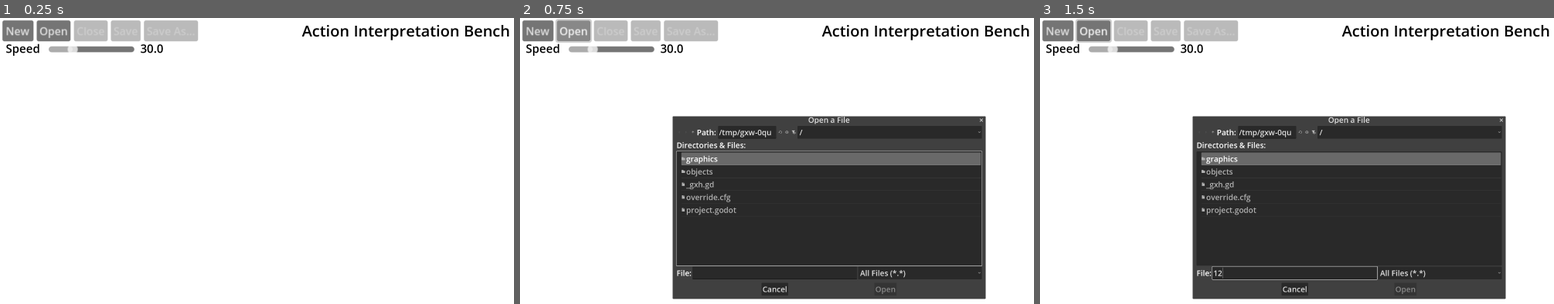
Above: before the commit, frames 1-3 (left to right).
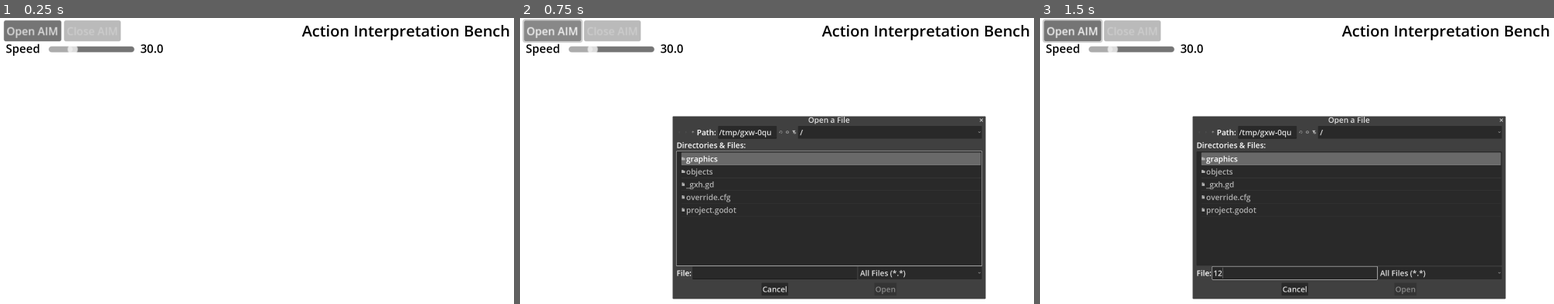
Above: after the commit, the same moments.

Repository: steampunkmind/mitw-action-interpretation-bench
Game: Godot game, scene res://objects/bench.tscn
Two runs of this game, one before a commit and one after it. Both use one fixed random seed, a clock stepped at 60 frames per second and the inputs below.
Inputs (mouse positions are in pixels of both pictures, inside the frame that each line leads up to):
- Up to frame 1 (0.25 s): no input
- Up to frame 2 (0.75 s): click "Open" (after the commit: "Open AIM") at 0.5 s
- Up to frame 3 (1.5 s): click (1297, 272) at 1.27 s; type "12" at 1.35 s

The runs differ from the first frame. In frame 1, 1.5% of the frame differs, in the area x 0-39%, y 0-9%; in frame 2, 1.6%; in frame 3, 1.6%, in the area x 0-56%, y 0-41%.

Commit message:
Adds sensor display and governor grid.

Diff:
--- a/objects/bench.gd
+++ b/objects/bench.gd
@@ -23,7 +23,7 @@
 	SensorFormula.model = _model # set global var
 	SensorFormula.action_agent = $ActionButtons # set global var
 	$ActionButtons.set_model(_model)
-	#$SensorGraph.set_model(_model)
+	$SensorDisplay.set_model(_model)
 	$Timer.paused = true
 
 
@@ -45,20 +45,19 @@
 
 
 func _on_timer_timeout() -> void:
-	print("bench._on_timer_timeout")
-	#$SensorGraph.add_frame_to_graph()
+	$SensorDisplay.update_sensor_values()
 
 
 func _on_action_button_pressed(action: Action) -> void:
-	print("bench._on_action_button_pressed: " + action.get_name())
-	#$SensorGraph.set_action(action)
+	$SensorDisplay.set_action(action)
 
 
 ## File Functions ##
 func _on_new_button_pressed() -> void:
 	$ActionButtons.set_new_model()
-	#$SensorGraph.set_new_model()
+	$SensorDisplay.set_new_model()
 	$ActionButtons.init_action()
+
 
 func _on_open_button_pressed() -> void:
 	$OpenFileDialog.popup()
@@ -72,7 +71,7 @@
 	_model.set_action_dicts(json.get('actions') as Array)
 	_model.set_sensor_dicts(json.get('sensors') as Array)
 	$ActionButtons.update_buttons()
-	#$SensorGraph.update_sensors()
+	$SensorDisplay.update_sensors()
 	$ActionButtons.init_action()
 	_set_is_model(true, path)
 
@@ -130,6 +129,7 @@
 		_set_is_model(false)
 	_reset_interface()
 
+
 func get_dict() -> Dictionary:
 	var dict = {}
 	dict.set('actions', _model.get_action_dicts())
@@ -186,9 +186,10 @@
 
 func _disable_interface() -> void:
 	$ActionButtons.visible = false
-	#$SensorGraph.visible = false
+	$SensorDisplay.visible = false
 	$NewButton.disabled = true
-	$OpenButton.disabled = true
+	$OpenAIMButton.disabled = true
+	$OpenGAMButton.disabled = true
 	$CloseButton.disabled = true
 	$SaveButton.disabled = true
 	$SaveAsButton.disabled = true
@@ -196,9 +197,10 @@
 
 func _reset_interface() -> void:
 	$ActionButtons.visible = _is_model
-	#$SensorGraph.visible = _is_model
+	$SensorDisplay.visible = _is_model
 	$NewButton.disabled = _is_model
-	$OpenButton.disabled = _is_model
+	$OpenAIMButton.disabled = _is_model
+	$OpenGAMButton.disabled = !_is_model
 	$CloseButton.disabled = !_is_model
 	$SaveButton.disabled = !_is_dirty
 	$SaveAsButton.disabled = !_is_dirty
@@ -206,11 +208,5 @@
 
 
 func _on_eye_button_toggled(toggled_on: bool) -> void:
-	# Disable this until editing interface is implemented
-	# if toggled_on:
-	# $EditActionsButton.show()
-	# else:
-	# $EditActionsButton.hide()
 	_model.set_edit_mode(toggled_on)
 	$ActionButtons.show_hide_buttons()
-	#$SensorGraph.update_edit_mode()
--- a/objects/bench.tscn
+++ b/objects/bench.tscn
@@ -1,10 +1,13 @@
-[gd_scene load_steps=10 format=3 uid="uid://b4rb4np51o66m"]
+[gd_scene load_steps=14 format=3 uid="uid://b4rb4np51o66m"]
 
 [ext_resource type="Script" uid="uid://bca7xre80o3an" path="res://objects/bench.gd" id="1_3f1fh"]
-[ext_resource type="Script" path="res://objects/action_buttons.gd" id="2_8yn5t"]
+[ext_resource type="Script" uid="uid://domph6oksm6me" path="res://objects/action_buttons.gd" id="2_8yn5t"]
 [ext_resource type="Texture2D" uid="uid://doomh0n86fwf4" path="res://graphics/eye_close.svg" id="2_s8r3v"]
 [ext_resource type="Texture2D" uid="uid://6y74xinemfm1" path="res://graphics/eye_open.svg" id="3_6n0in"]
 [ext_resource type="PackedScene" uid="uid://dfts6e1ybq617" path="res://objects/governor_grid.tscn" id="5_6n0in"]
+[ext_resource type="Script" uid="uid://c05k50er8ae61" path="res://objects/sensor_display.gd" id="5_ukuu0"]
+[ext_resource type="PackedScene" uid="uid://cs8l67fa7v2dm" path="res://objects/sensor_display_row.tscn" id="6_2ca8i"]
+[ext_resource type="Script" uid="uid://c8hjonlqekegc" path="res://objects/governor_grid.gd" id="6_n2whr"]
 [ext_resource type="Theme" uid="uid://b17c7kcu4qhib" path="res://objects/bench.tres" id="7_tjv83"]
 
 [sub_resource type="LabelSettings" id="LabelSettings_6ynj0"]
@@ -17,6 +20,10 @@
 
 [sub_resource type="LabelSettings" id="LabelSettings_a5qnj"]
 font_size = 48
+font_color = Color(0, 0, 0, 1)
+
+[sub_resource type="LabelSettings" id="LabelSettings_2ca8i"]
+font_size = 42
 font_color = Color(0, 0, 0, 1)
 
 [node name="Bench" type="ColorRect"]
@@ -45,6 +52,7 @@
 horizontal_alignment = 1
 
 [node name="NewButton" type="Button" parent="."]
+visible = false
 layout_mode = 0
 offset_left = 10.0
 offset_top = 10.0
@@ -53,25 +61,36 @@
 scale = Vector2(2.8, 2.8)
 text = "New"
 
-[node name="OpenButton" type="Button" parent="."]
-layout_mode = 0
-offset_left = 152.0
-offset_top = 10.0
-offset_right = 198.0
-offset_bottom = 41.0
-scale = Vector2(2.8, 2.8)
-text = "Open"
+[node name="OpenAIMButton" type="Button" parent="."]
+layout_mode = 0
+offset_left = 16.0
+offset_top = 10.0
+offset_right = 101.0
+offset_bottom = 41.0
+scale = Vector2(2.8, 2.8)
+text = "Open AIM"
+
+[node name="OpenGAMButton" type="Button" parent="."]
+visible = false
+layout_mode = 0
+offset_left = 511.0
+offset_top = 10.0
+offset_right = 603.0
+offset_bottom = 41.0
+scale = Vector2(2.8, 2.8)
+text = "Open GAM"
 
 [node name="CloseButton" type="Button" parent="."]
 layout_mode = 0
-offset_left = 306.0
-offset_top = 10.0
-offset_right = 356.0
-offset_bottom = 41.0
-scale = Vector2(2.8, 2.8)
-text = "Close"
+offset_left = 265.0
+offset_top = 10.0
+offset_right = 349.0
+offset_bottom = 41.0
+scale = Vector2(2.8, 2.8)
+text = "Close AIM"
 
 [node name="SaveButton" type="Button" parent="."]
+visible = false
 layout_mode = 0
 offset_left = 459.0
 offset_top = 10.0
@@ -81,6 +100,7 @@
 text = "Save"
 
 [node name="SaveAsButton" type="Button" parent="."]
+visible = false
 layout_mode = 0
 offset_left = 596.0
 offset_top = 10.0
@@ -154,11 +174,29 @@
 scale = Vector2(2.8, 2.8)
 text = "Action"
 
+[node name="SensorDisplay" type="ColorRect" parent="."]
+layout_mode = 0
+offset_top = 388.0
+offset_right = 500.0
+offset_bottom = 1948.0
+color = Color(0.784314, 0.784314, 0.784314, 1)
+script = ExtResource("5_ukuu0")
+sensor_display_row_template = ExtResource("6_2ca8i")
+
+[node name="Label" type="Label" parent="SensorDisplay"]
+layout_mode = 0
+offset_left = 17.0
+offset_right = 155.0
+offset_bottom = 48.0
+text = "Sensor"
+label_settings = SubResource("LabelSettings_2ca8i")
+
 [node name="GovernorGrid" parent="." instance=ExtResource("5_6n0in")]
 layout_mode = 0
+offset_left = 1000.0
 offset_top = 388.0
 offset_bottom = 1948.0
-color = Color(1, 1, 1, 1)
+script = ExtResource("6_n2whr")
 
 [node name="Timer" type="Timer" parent="."]
 autostart = true
@@ -188,7 +226,8 @@
       If you don't save, your changes will be lost."
 
 [connection signal="pressed" from="NewButton" to="." method="_on_new_button_pressed"]
-[connection signal="pressed" from="OpenButton" to="." method="_on_open_button_pressed"]
+[connection signal="pressed" from="OpenAIMButton" to="." method="_on_open_button_pressed"]
+[connection signal="pressed" from="OpenGAMButton" to="." method="_on_open_button_pressed"]
 [connection signal="pressed" from="CloseButton" to="." method="_on_close_button_pressed"]
 [connection signal="pressed" from="SaveButton" to="." method="_on_save_button_pressed"]
 [connection signal="pressed" from="SaveAsButton" to="." method="_on_save_as_button_pressed"]
--- /dev/null
+++ b/objects/governor_grid.gd
@@ -0,0 +1,11 @@
+extends ColorRect
+
+
+# Called when the node enters the scene tree for the first time.
+func _ready() -> void:
+	pass # Replace with function body.
+
+
+# Called every frame. 'delta' is the elapsed time since the previous frame.
+func _process(delta: float) -> void:
+	pass
--- a/objects/governor_grid.tscn
+++ b/objects/governor_grid.tscn
@@ -3,4 +3,3 @@
 [node name="GovernorGrid" type="ColorRect"]
 offset_right = 3300.0
 offset_bottom = 1560.0
-color = Color(1, 0.258824, 1, 1)
--- /dev/null
+++ b/objects/sensor_display.gd
@@ -0,0 +1,60 @@
+extends ColorRect
+
+@export var sensor_display_row_template: PackedScene
+
+var _model: ActionInfluenceModel
+var sensor_display_rows: Dictionary[String, SensorDisplayRow]
+
+# Called when the node enters the scene tree for the first time.
+func _ready() -> void:
+	pass # Replace with function body.
+
+
+# Called every frame. 'delta' is the elapsed time since the previous frame.
+func _process(delta: float) -> void:
+	pass
+
+
+func set_model(value: ActionInfluenceModel):
+	_model = value
+
+
+func update_sensors() -> void:
+	clear_sensor_display_rows()
+	add_sensor_display_rows()
+
+
+func clear_sensor_display_rows() -> void:
+	for sensor_row: SensorDisplayRow in sensor_display_rows.values():
+		remove_child(sensor_row)
+
+	sensor_display_rows.clear()
+
+
+func add_sensor_display_rows() -> void:
+	var header_margin = 58
+	var row_margin = 10
+	var row_location = header_margin
+	#var row_size = size.y - header_margin)
+	for sensor: Sensor in _model.get_sensors():
+		var row = sensor_display_row_template.instantiate()
+		row.set_sensor(sensor)
+		row.set_row_location(row_location)
+		#row.size.y = row_size - row_margin
+		row.set_model(_model)
+		#row.set_edit_mode(_model.get_edit_mode())
+		add_child(row)
+		sensor_display_rows.set(sensor.get_name(), row)
+		row_location = row_location + 58
+
+
+func update_sensor_values() -> void:
+	for row in sensor_display_rows.values():
+		row.update_sensor_value()
+
+
+func set_action(action: Action) -> void:
+	for influence: Influence in action.get_influences():
+		var sensor_display_row = sensor_display_rows.get(influence.get_sensor_name())
+		if sensor_display_row != null :
+			sensor_display_row.set_formula(influence.get_formula(), _model.get_edit_mode())
--- /dev/null
+++ b/objects/sensor_display_row.gd
@@ -0,0 +1,50 @@
+class_name SensorDisplayRow extends ColorRect
+
+var _model: ActionInfluenceModel
+var _sensor: Sensor
+
+# Called when the node enters the scene tree for the first time.
+func _ready() -> void:
+	pass # Replace with function body.
+
+
+# Called every frame. 'delta' is the elapsed time since the previous frame.
+func _process(delta: float) -> void:
+	pass
+
+
+func set_model(value: ActionInfluenceModel):
+	_model = value
+
+
+func set_row_location(y: float) -> void:
+	var p = get_position()
+	p.y = y
+	set_position(p)
+
+
+func set_sensor(sensor: Sensor) -> void:
+	_sensor = sensor
+	set_name(sensor.get_name()) # sets name of node
+	$Name.text = sensor.get_name()
+
+
+func set_sensor_value(value: float) -> void:
+	_sensor.set_value(value)
+	$SensorValue.text = str("%.1f" % value)
+
+
+func update_sensor_value() -> void:
+	if (_sensor.get_formulas() != null):
+		var new_sensor_value = _sensor.get_formula_value(_sensor, _sensor.get_formulas())
+		if (new_sensor_value < _sensor.get_min()):
+			new_sensor_value = _sensor.get_min()
+		elif (new_sensor_value > _sensor.get_max()):
+			new_sensor_value = _sensor.get_max()
+		set_sensor_value(new_sensor_value)
+
+
+func set_formula(formula: Formula, edit_mode: bool) -> void:
+	var expressions = formula.get_expressions()
+	for key: String in expressions:
+		_sensor.get_formulas().set(key, expressions.get(key))
--- /dev/null
+++ b/objects/sensor_display_row.tscn
@@ -0,0 +1,39 @@
+[gd_scene load_steps=4 format=3 uid="uid://cs8l67fa7v2dm"]
+
+[ext_resource type="Script" uid="uid://dfu68twmqmlbq" path="res://objects/sensor_display_row.gd" id="1_7wfrd"]
+
+[sub_resource type="LabelSettings" id="LabelSettings_bq6n0"]
+font_size = 32
+font_color = Color(0.313726, 0.54902, 0.784314, 1)
+
+[sub_resource type="LabelSettings" id="LabelSettings_7wfrd"]
+font_size = 32
+font_color = Color(0.313726, 0.54902, 0.784314, 1)
+
+[node name="SensorDisplayRow" type="ColorRect"]
+offset_left = 8.0
+offset_right = 500.0
+offset_bottom = 48.0
+script = ExtResource("1_7wfrd")
+
+[node name="Name" type="Label" parent="."]
+layout_mode = 0
+offset_left = 8.0
+offset_right = 113.0
+offset_bottom = 45.0
+text = "Sensor"
+label_settings = SubResource("LabelSettings_bq6n0")
+
+[node name="SensorValue" type="Label" parent="."]
+layout_mode = 0
+offset_left = 368.0
+offset_top = 2.0
+offset_right = 482.0
+offset_bottom = 49.0
+label_settings = SubResource("LabelSettings_7wfrd")
+horizontal_alignment = 2
+
+[node name="Line2D" type="Line2D" parent="."]
+points = PackedVector2Array(490, 0, 490, 48)
+width = 4.0
+default_color = Color(0.313726, 0.54902, 0.784314, 1)
Not shown, added: objects/governor_grid.gd.uid
Not shown, added: objects/sensor_display.gd.uid
Not shown, added: objects/sensor_display_row.gd.uid
